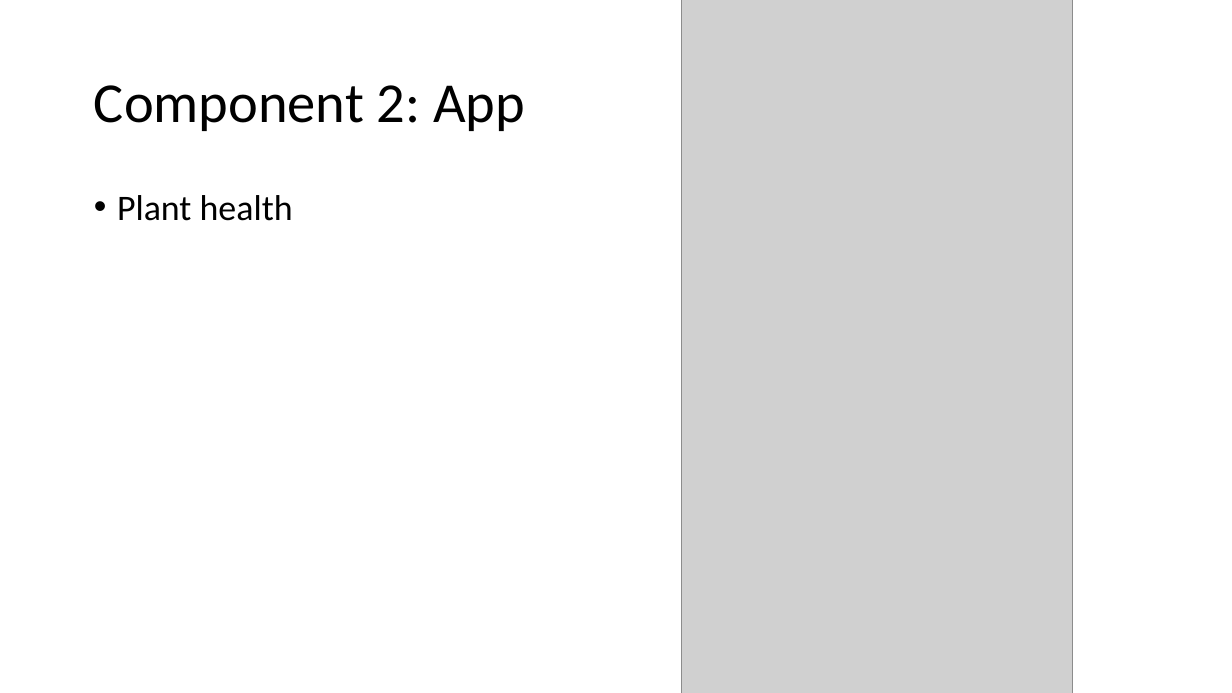
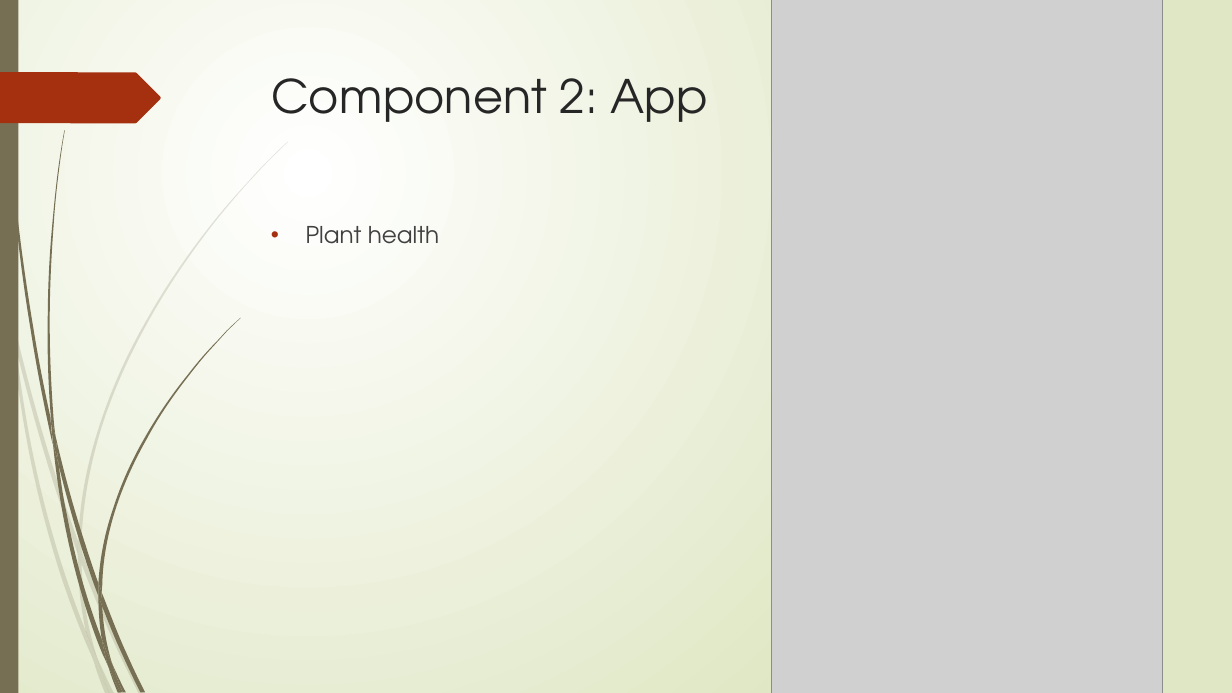
Before and after one commit to jdkirklanduwyo/SeniorDesignGroup2, a slide deck: slide 6 of Documents/Presentation.pptx (slide 4 before the commit). Drawn at 1232x693 pixels with LibreOffice and Linux fonts; fonts in the diff are those of the drawing; grey boxes stand for pictures. Boxes give left, top, right and bottom in pixels: in the first picture for what was removed or moved away, otherwise in the second. Text is boxed around its words. In the diff, an @@ line names an element or a change of style, - is before the commit and + after.

```diff
--- a/Documents/Presentation.pptx
+++ b/Documents/Presentation.pptx
@@ background #FFFFFF to gradient #FFFFFF to #DFE8C4 @@
@@ rectangle added at (0,0,18,693), fill #766F54 @@
@@ picture: place and size @@
-picture at (682,0,1073,693)
+picture at (772,0,1163,693)
@@ freeform shape added at (0,72,161,123), fill #A53010 @@
@@ title "Component 2: App": place and size @@
-title "Component 2: App" at (94,85,525,131)
+title "Component 2: App" at (271,78,708,122)
@@ title "Component 2: App" at (271,78,708,122): size 44 to 36 pt, font Calibri to TeX Gyre Adventor, text colour #000000 to #262626; line spacing 0.9 to 1; vertical alignment middle to top @@
@@ text "Plant health": place and size @@
-text "Plant health" at (117,195,293,221)
+text "Plant health" at (306,226,439,244)
@@ text "Plant health" at (306,226,439,244): size 28 to 18 pt, font Calibri to TeX Gyre Adventor, text colour #000000 to #404040; indent changed; line spacing 0.9 to 1 @@
@@ group added at (0,141,288,693): 10 freeform shapes @@
@@ group added at (3,0,240,693): 12 freeform shapes @@
```
Also in this commit, not shown: 13 other slides changed, 3 slides added.
